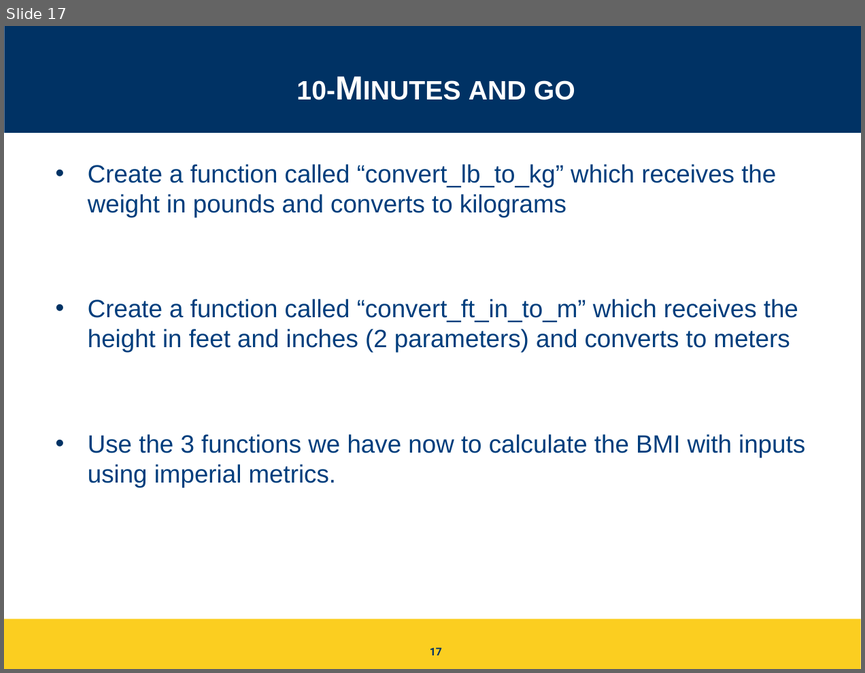
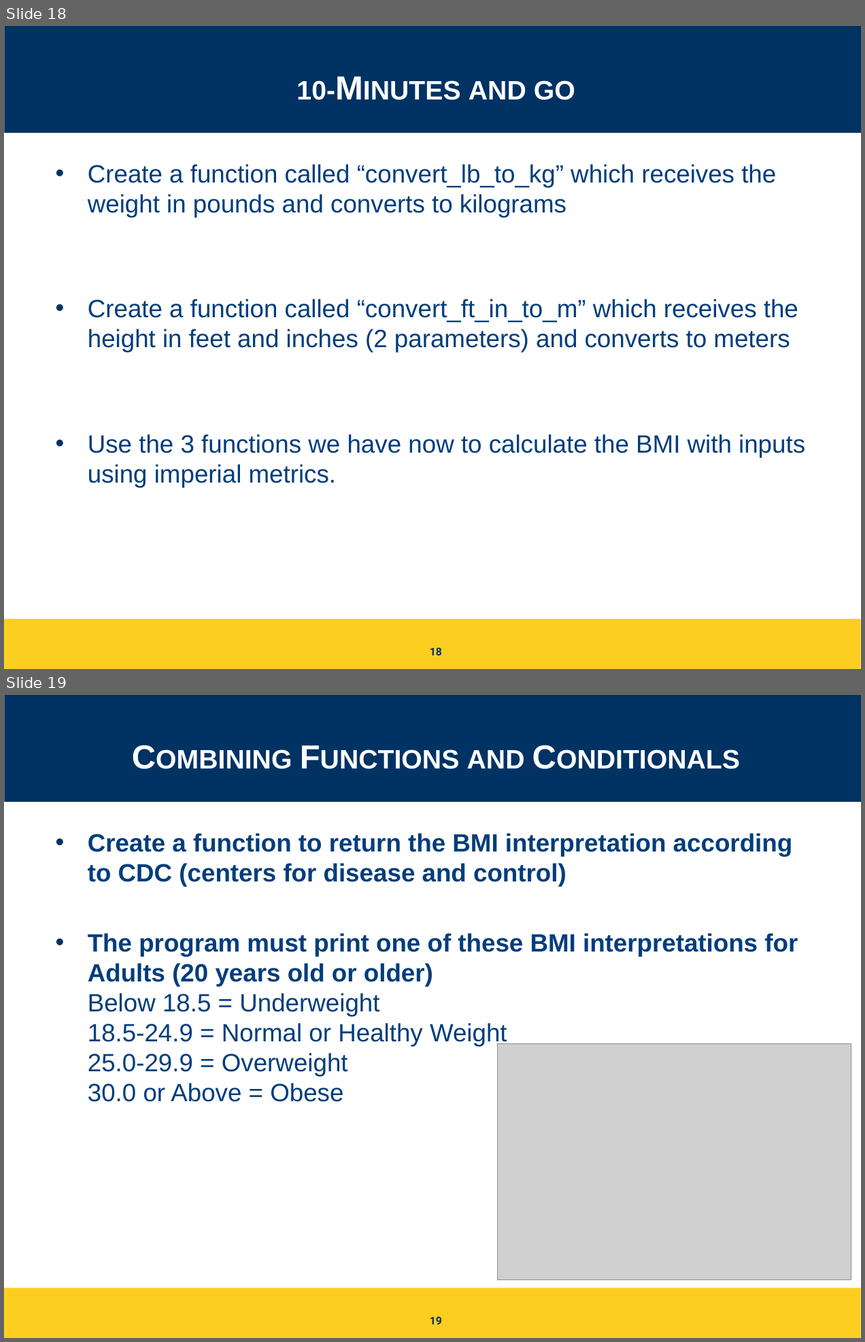
Before and after one commit to igorsteinmacher/INF502-Fall2020, a slide deck: slides/Python_ready_set_go.pptx. Shown one above the other, each under a label of ours: slide 17 before the commit, slides 18 and 19 after it. The pictures are 865x673 and 865x1342 pixels, drawn with LibreOffice and Linux fonts; fonts in the diff are those of the drawing; grey boxes stand for pictures. Boxes give left, top, right and bottom in pixels: in the first picture for what was removed or moved away, otherwise in the second. Text is boxed around its words. In the diff, an @@ line names an element or a change of style, - is before the commit and + after.

```diff
--- a/slides/Python_ready_set_go.pptx
+++ b/slides/Python_ready_set_go.pptx
@@ slide 19 added at (4,695,861,1338), background #FFFFFF; not listed: 3 template elements that a slide beside it also shows @@
@@ title added at (467,750,525,768), 28 pt, text #FFFFFF, bold, small capitals @@
+Combining Functions and Conditionals
@@ text added at (88,833,798,1102), 21 pt, text #003D7C, bold @@
+• Create a function to return the BMI interpretation according to CDC (centers for disease and control)
+• The program must print one of these BMI interpretations for Adults (20 years old or older)
+  Below 18.5 = Underweight
+  18.5-24.9 = Normal or Healthy Weight
+  25.0-29.9 = Overweight
+  30.0 or Above = Obese
@@ picture added at (498,1044,851,1279) @@
@@ page number added at (430,1316,442,1324), 9 pt, text #003264, bold @@
+19
@@ what was slide 17 is now slide 18 @@
@@ page number at (430,647,442,655): text changed @@
-17
+18
```
Also in this commit, not shown: 5 slides changed, 4 other slides added, 19 other files.
